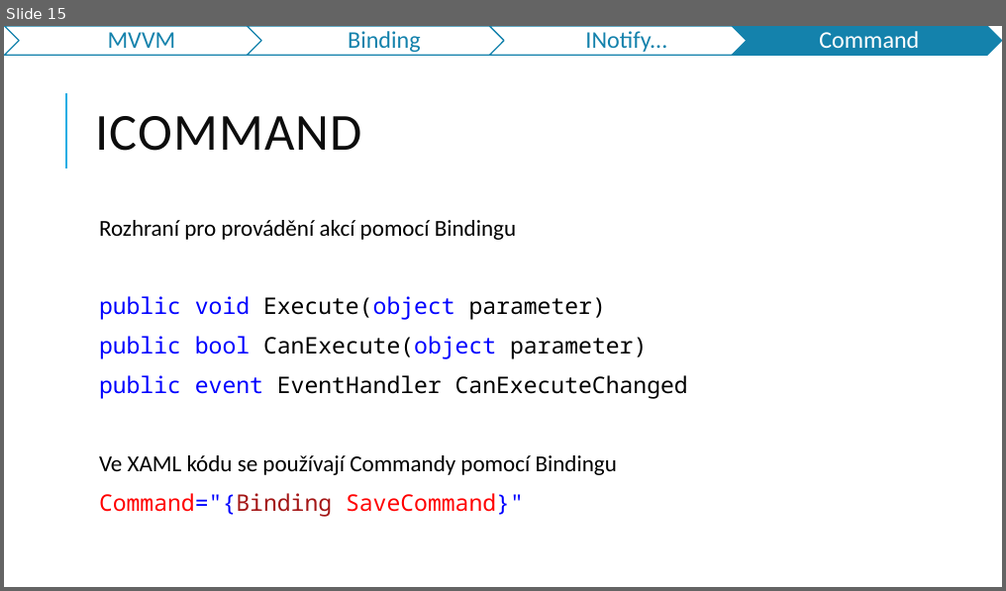
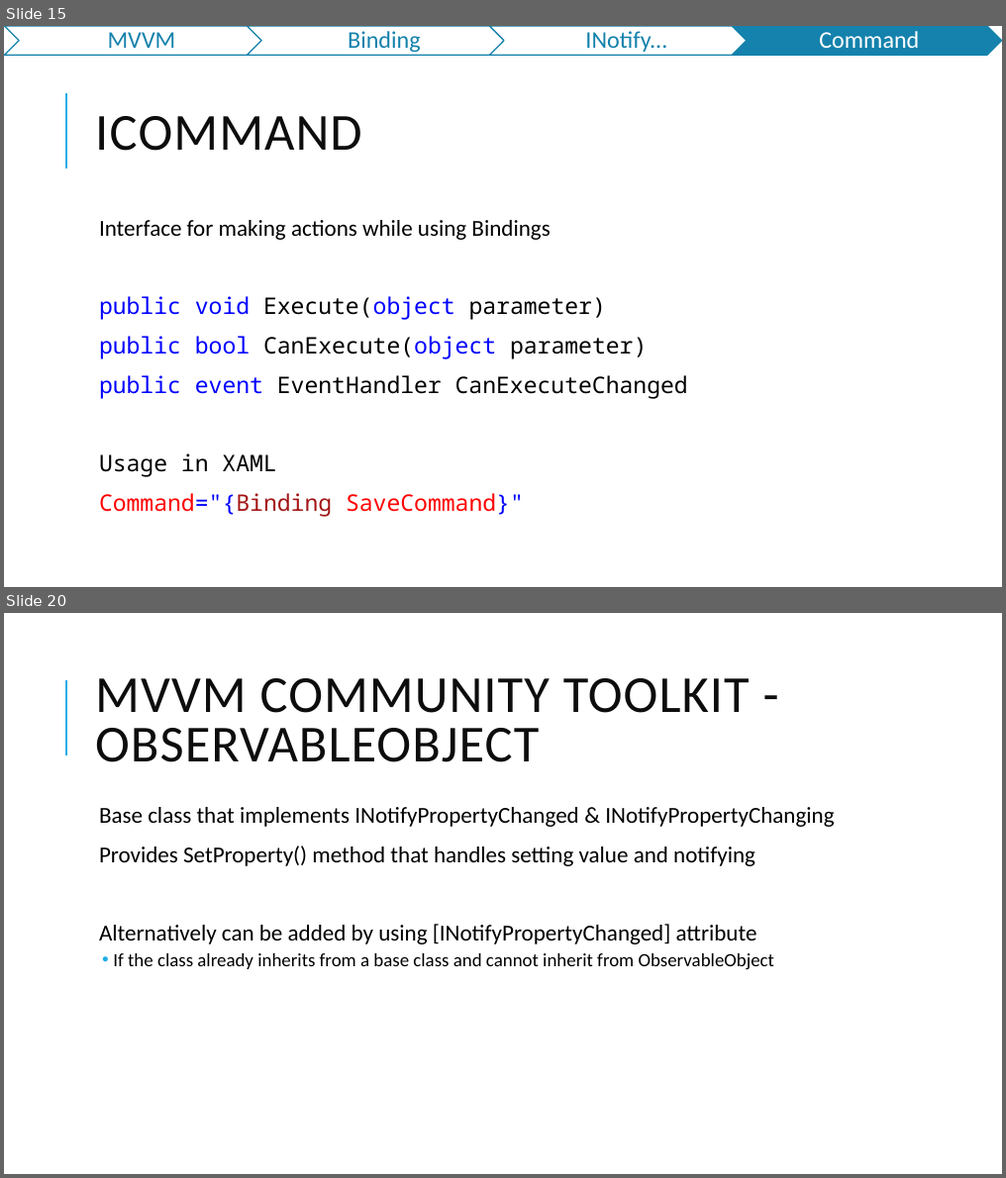
Before and after one commit to jasho/pv239-maui, a slide deck: 03_MVVM/PV239-Xamarin-03_MVVM.pptx. Shown one above the other, each under a label of ours: slide 15 before the commit, slides 15 and 20 after it; the slides between them are not shown. The pictures are 1006x591 and 1006x1178 pixels, drawn with LibreOffice and Linux fonts; fonts in the diff are those of the drawing. Boxes give left, top, right and bottom in pixels: in the first picture for what was removed or moved away, otherwise in the second. Text is boxed around its words. In the diff, an @@ line names an element or a change of style, - is before the commit and + after.

```diff
--- a/03_MVVM/PV239-Xamarin-03_MVVM.pptx
+++ b/03_MVVM/PV239-Xamarin-03_MVVM.pptx
@@ slide 20 added at (4,613,1002,1174), background #FFFFFF; not listed: 1 template element that a slide beside it also shows @@
@@ title added at (95,678,749,762), 50 pt, text #0D0D0D @@
+MVVM COMMUNITY TOOLKIT - OBSERVABLEOBJECT
@@ text added at (99,807,834,970), 22 pt, text #000000 @@
+  Base class that implements INotifyPropertyChanged & INotifyPropertyChanging
+  Provides SetProperty() method that handles setting value and notifying
+  Alternatively can be added by using [INotifyPropertyChanged] attribute
+  • If the class already inherits from a base class and cannot inherit from ObservableObject
@@ slide 15 changed as well @@
@@ text at (99,220,549,240): text changed @@
-  Rozhraní pro provádění akcí pomocí Bindingu
+  Interface for making actions while using Bindings
@@ text at (99,454,276,477): text changed; font Calibri to Noto Sans Mono @@
-  Ve XAML kódu se používají Commandy pomocí Bindingu
+  Usage in XAML
```
Also in this commit, not shown: 16 other slides changed, 5 other slides added, 9 slides removed.
